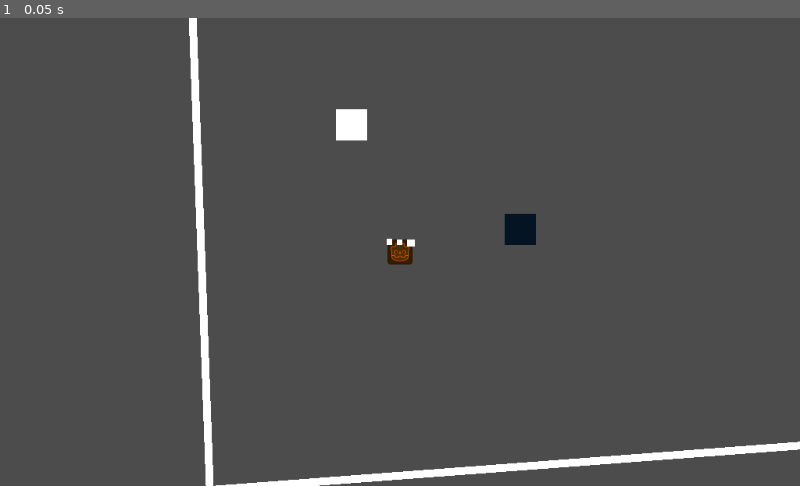
Above: before the commit, frame 1.
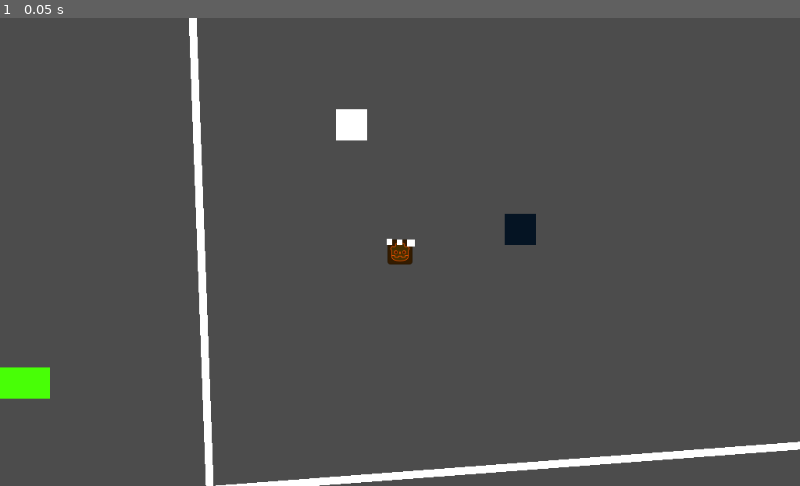
Above: after the commit, the same moment.

Repository: ShirleyNekoDev/GameJam-PortalBrawler
Game: Godot game, scene res://game/game.tscn
Same seed, same stepped clock (60 frames per second), same inputs: the game is played once before the commit and once after it.
Inputs:
- Up to frame 1 (0.05 s): no input

The runs differ from the first frame. In frame 1, 0.4% of the frame differs, in the area x 0-7%, y 74-82%.

Commit message:
Add healthbar hud

Diff:
--- a/game/game.tscn
+++ b/game/game.tscn
@@ -72,3 +72,22 @@
 [node name="MeshInstance2D" type="MeshInstance2D" parent="StaticBody2D3"]
 scale = Vector2( 20, 20 )
 mesh = SubResource( 3 )
+
+[node name="CanvasLayer" type="CanvasLayer" parent="."]
+
+[node name="HealthbarBackground" type="ColorRect" parent="CanvasLayer"]
+margin_left = -106.0
+margin_top = 448.0
+margin_right = 64.0
+margin_bottom = 488.0
+__meta__ = {
+"_edit_use_anchors_": false
+}
+
+[node name="Healthbar" type="ColorRect" parent="CanvasLayer/HealthbarBackground"]
+margin_right = 170.0
+margin_bottom = 40.0
+color = Color( 0.286275, 1, 0.027451, 1 )
+__meta__ = {
+"_edit_use_anchors_": false
+}
--- a/player/player.gd
+++ b/player/player.gd
@@ -3,6 +3,7 @@
 
 var id
 var color: Color setget set_color
+var health = 1.0
 
 func _ready():
 	rset_config("position", MultiplayerAPI.RPC_MODE_REMOTESYNC)
@@ -17,7 +18,7 @@
 
 func get_sync_state():
 	# place all synced properties in here
-	var properties = ['color']
+	var properties = ['color', 'health']
 
 	var state = {}
 	for p in properties:
